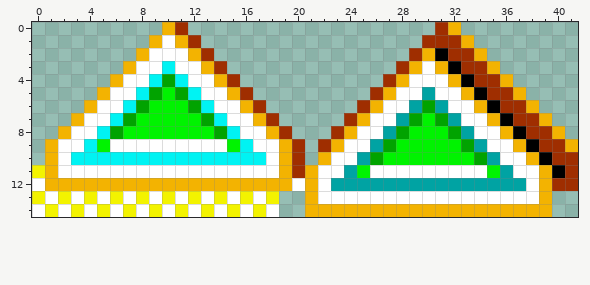
Pixel-art sprite, stored at resources/up.png. The first picture shows the starting point.
The file is 42x15 pixels.
Now the later version:
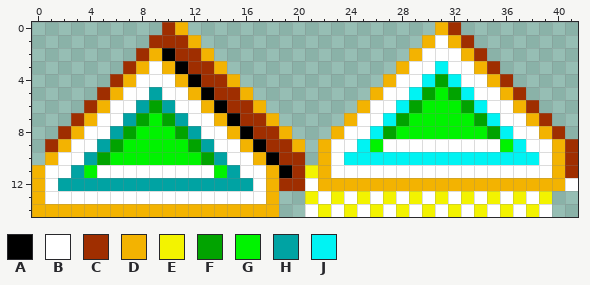
Palette (. is transparent): A #000000  B #ffffff  C #9f2e00  D #f3b301  E #f3f300  F #01a300  G #00f300  H #00a3a3  J #00f3f3
Change:
Changed rows in their new state; - is an unchanged pixel.
first column x 0:
 0 ----------CD-------------------DC---------
 1 ---------CCCD-----------------DBDC--------
 2 --------CDACCD---------------DBBBDC-------
 3 -------CD-DACCD-------------DB-JBBDC------
 4 ------CD-BBDACCD-----------DB-JFJBBDC-----
 5 -----CD-BHBBDACCD---------DB-JFGFJBBDC----
 6 ----CD-BHFHBBDACCD-------DB-JFGGGFJBBDC---
 7 ---CD-BHF-FHBBDACCD-----DB-JFG-GGGFJBBDC--
 8 --CD-BHF---FHBBDACCD---DB-JFG---GGGFJBBDC-
 9 -CD-BHFGGGGGFH-BDACCD-DB-JGBBBBBBBB-GJBBDC
10 ---BHFGGGGGGGFHBBDAC----JJJJJJJJJJJJJJJBD-
11 DB-HG---------GH--DA-ED-BB---------BB--BD-
12 DBHHHHHHHHHHHHHHHB-CCBDDDDDDDDDDDDDDDDD-DB
13 D-B-B-B-B-B-B-B-B-D--E-E-E-E-E-E-E-E-E-E--
14 DDDDDDDDDDDDDDDDDDD--BEBEBEBEBEBEBEBEBEB--
